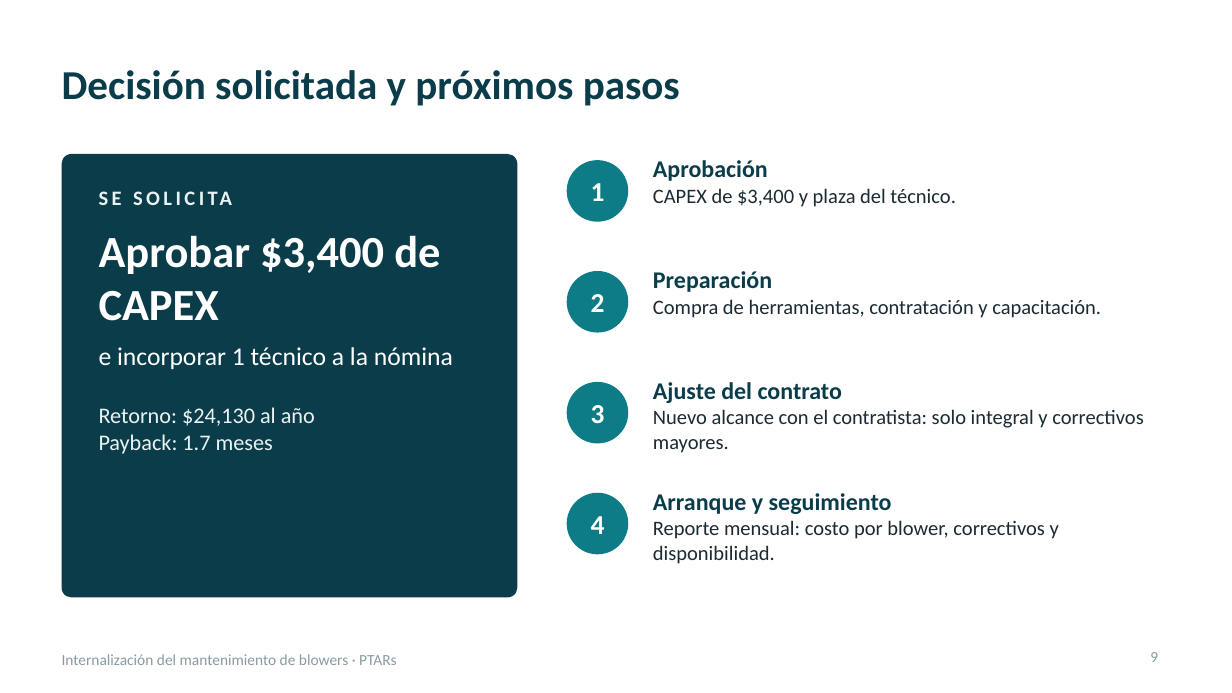
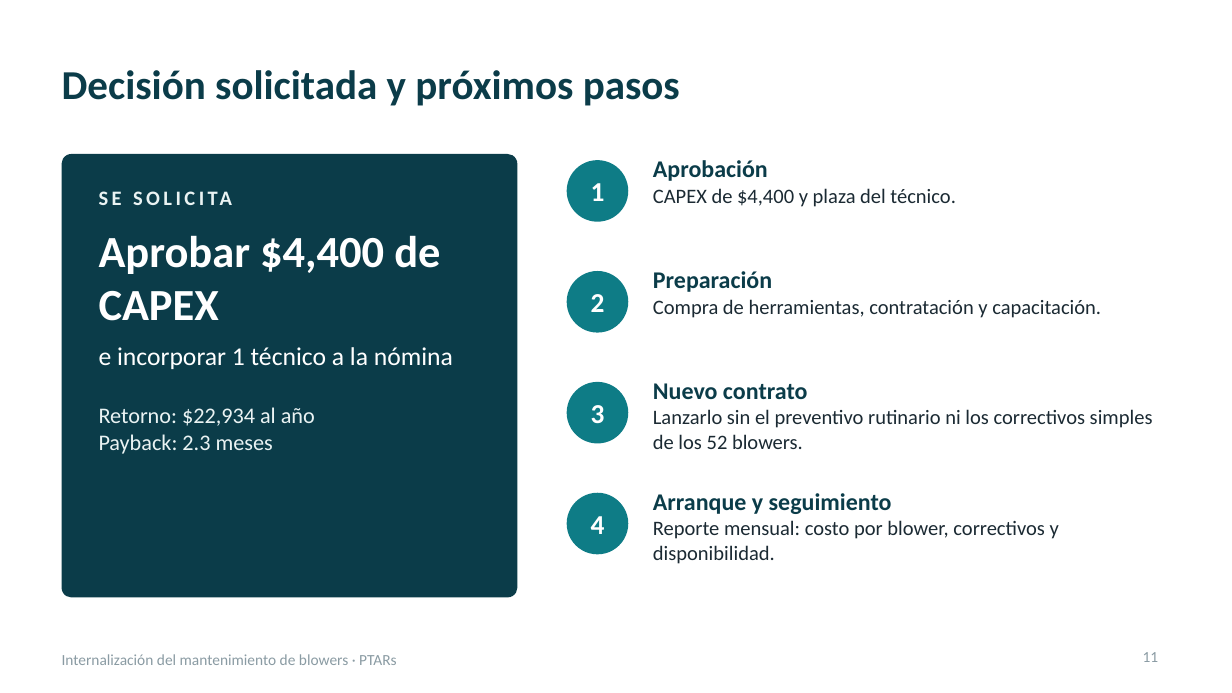
Before and after one commit to jjsamcar/Codigo-IA, a slide deck: slide 11 of presentaciones/Blowers_PTARs_Resumen_Gerencia.pptx (slide 9 before the commit). Drawn at 1232x693 pixels with LibreOffice and Linux fonts; fonts in the diff are those of the drawing. Boxes give left, top, right and bottom in pixels: in the first picture for what was removed or moved away, otherwise in the second. Text is boxed around its words. In the diff, an @@ line names an element or a change of style, - is before the commit and + after.

```diff
--- a/presentaciones/Blowers_PTARs_Resumen_Gerencia.pptx
+++ b/presentaciones/Blowers_PTARs_Resumen_Gerencia.pptx
@@ text at box(653, 188, 955, 207): text changed @@
-CAPEX de $3,400 y plaza del técnico.
+CAPEX de $4,400 y plaza del técnico.
@@ text at box(99, 235, 440, 321): text changed @@
-Aprobar $3,400 de CAPEX
+Aprobar $4,400 de CAPEX
@@ text at box(653, 383, 1153, 449): text changed @@
-Ajuste del contrato
-Nuevo alcance con el contratista: solo integral y correctivos mayores.
+Nuevo contrato
+Lanzarlo sin el preventivo rutinario ni los correctivos simples de los 52 blowers.
@@ text at box(99, 407, 315, 454): text changed @@
-Retorno: $24,130 al año
-Payback: 1.7 meses
+Retorno: $22,934 al año
+Payback: 2.3 meses
@@ page number at box(1143, 652, 1159, 662): text changed @@
-9
+11
```
Also in this commit, not shown: 11 other slides changed, 2 slides added.
